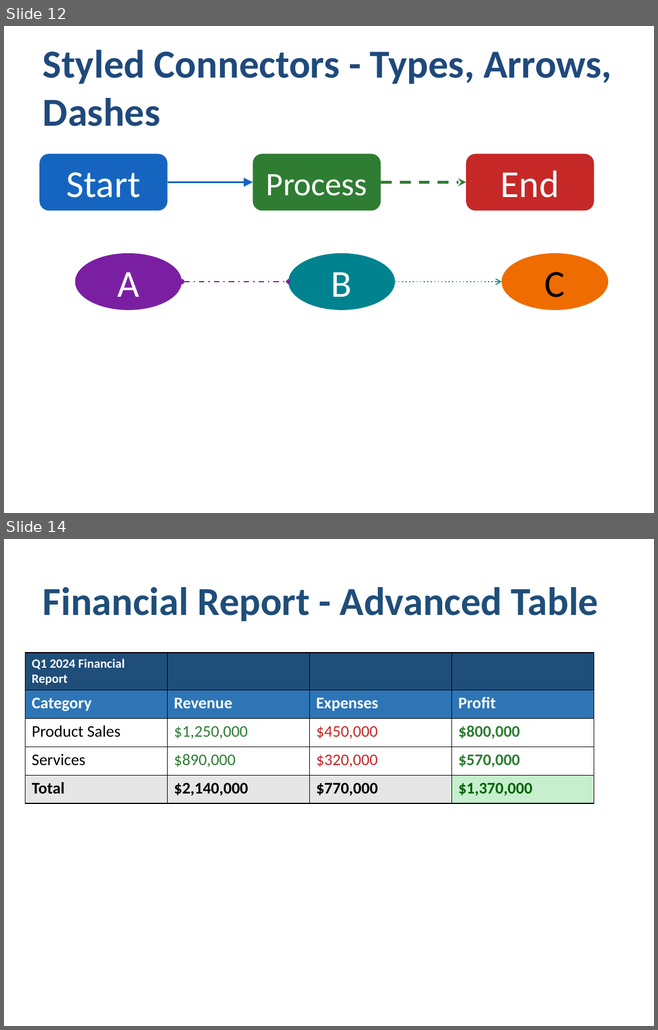
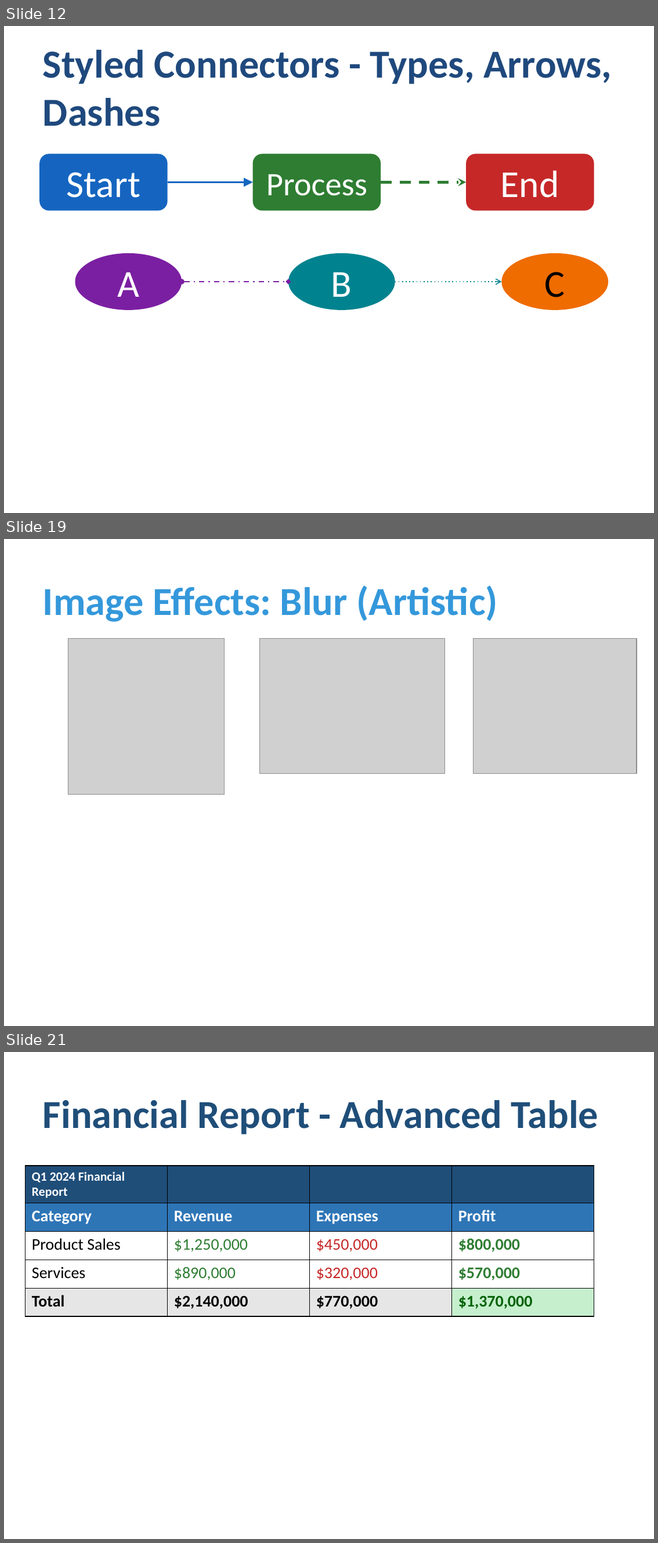
Before and after one commit to yingkitw/ppt-rs, a slide deck: comprehensive_demo.pptx. Shown one above the other, each under a label of ours: slides 12 and 14 before the commit, slides 12, 19 and 21 after it; the slides between them are not shown. The pictures are 658x1030 and 658x1543 pixels, drawn with LibreOffice and Linux fonts; fonts in the diff are those of the drawing; grey boxes stand for pictures. Boxes give left, top, right and bottom in pixels: in the first picture for what was removed or moved away, otherwise in the second. Text is boxed around its words. In the diff, an @@ line names an element or a change of style, - is before the commit and + after.

Commit message:
feat(v0.2.10): add image effects system with 8 professional visual effects
- Add ImageEffect enum supporting Shadow, Reflection, Glow, SoftEdges, InnerShadow, Blur
- Implement ImageBuilder methods: build_with_shadow(), build_with_reflection(), build_with_glow(), build_with_soft_edges(), build_with_inner_shadow(), build_with_blur(), build_with_crop(), build_with_effects()
- Add percentage-based cropping (0.0-1.0) for left/top/right/bottom via <a:srcRect>
- Generate OOXML <a:effectLst> with <a:ou

```diff
--- a/comprehensive_demo.pptx
+++ b/comprehensive_demo.pptx
@@ slide 19 added at bbox=[4, 539, 654, 1026], background #FFFFFF @@
@@ text added at bbox=[43, 585, 497, 622], 44 pt, text #3498DB, bold @@
+Image Effects: Blur (Artistic)
@@ picture added at bbox=[68, 638, 224, 795] @@
@@ picture added at bbox=[260, 638, 444, 773] @@
@@ picture added at bbox=[473, 638, 637, 773] @@
@@ what was slide 14 is now slide 21 @@
```
Also in this commit, not shown: 7 other slides added, 1 slide removed, 15 other files.
